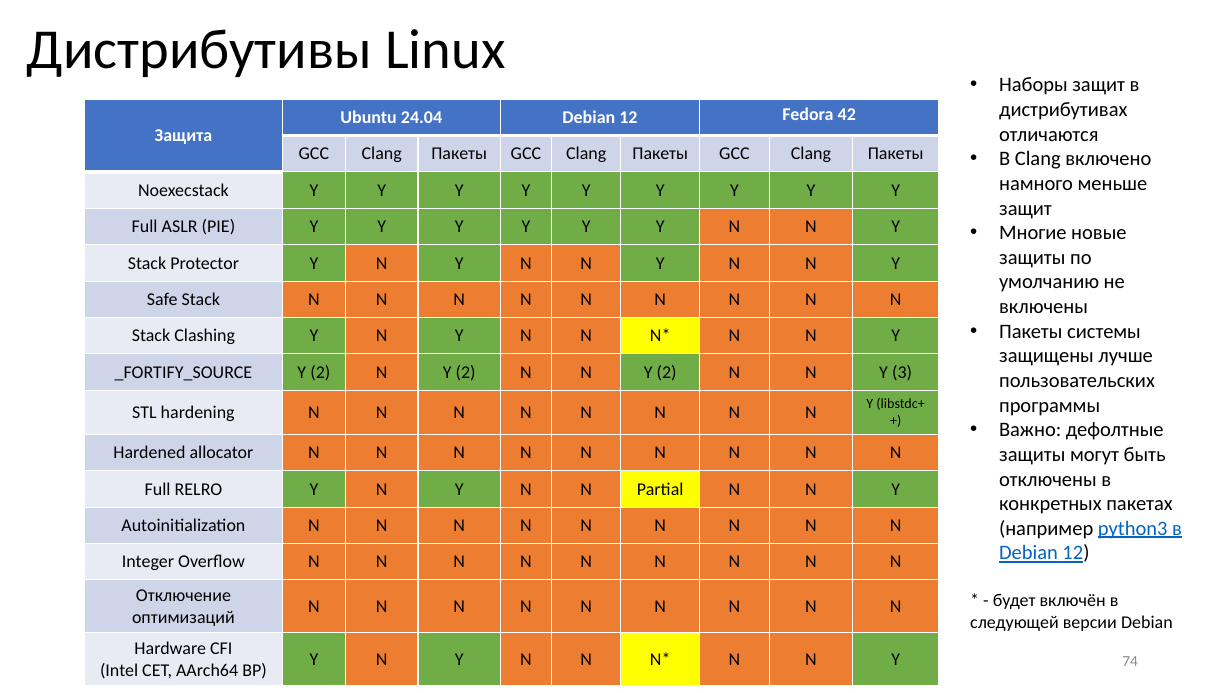
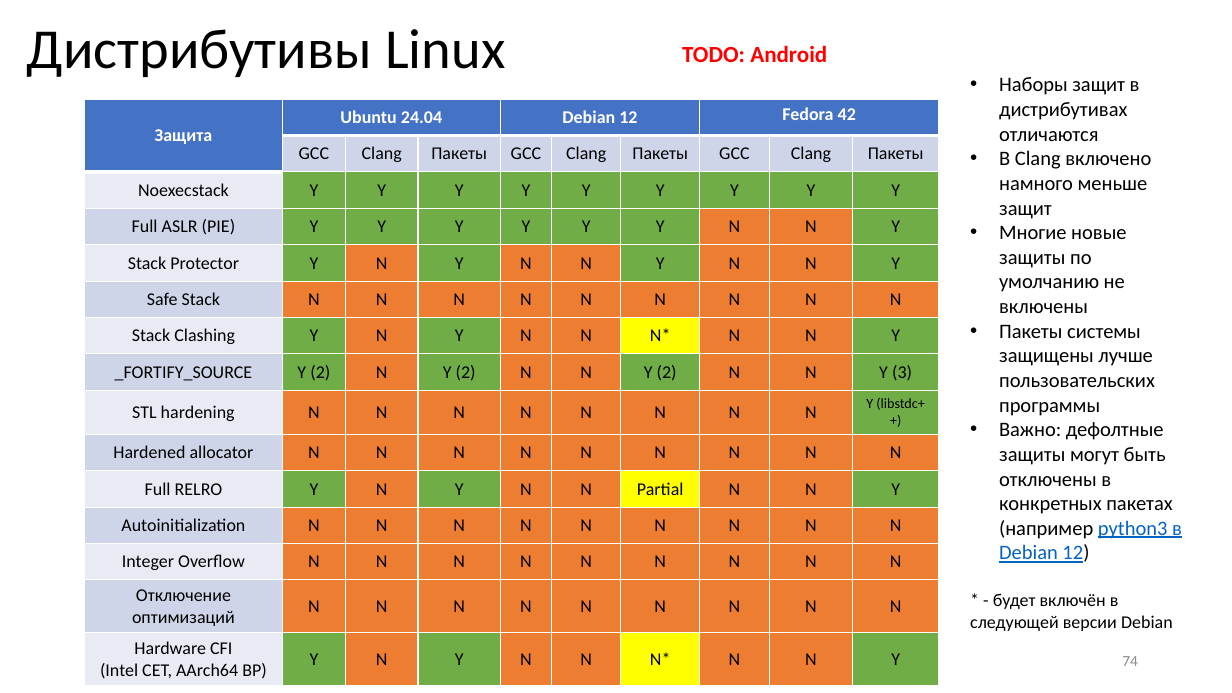
Before and after one commit to yugr/slides, a slide deck: slide 74 of CppZeroCost/2025/RU.pptx. Drawn at 1232x693 pixels with LibreOffice and Linux fonts; fonts in the diff are those of the drawing. Boxes give left, top, right and bottom in pixels: in the first picture for what was removed or moved away, otherwise in the second. Text is boxed around its words. In the diff, an @@ line names an element or a change of style, - is before the commit and + after.

Commit message:
Added todo to add Android info.

```diff
--- a/CppZeroCost/2025/RU.pptx
+++ b/CppZeroCost/2025/RU.pptx
@@ text added at bbox=[682, 45, 827, 62], 18 pt, text #FF0000, bold @@
+TODO: Android
```
